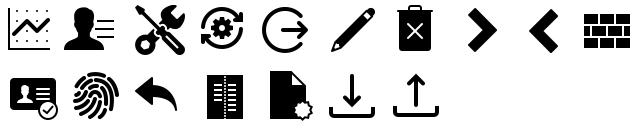
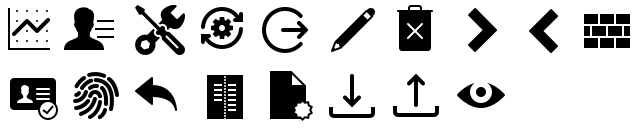
Layers edited between the first and the second 640 x 128 image:
added layer "watchlist" above "export" over [457, 82, 505, 108]
